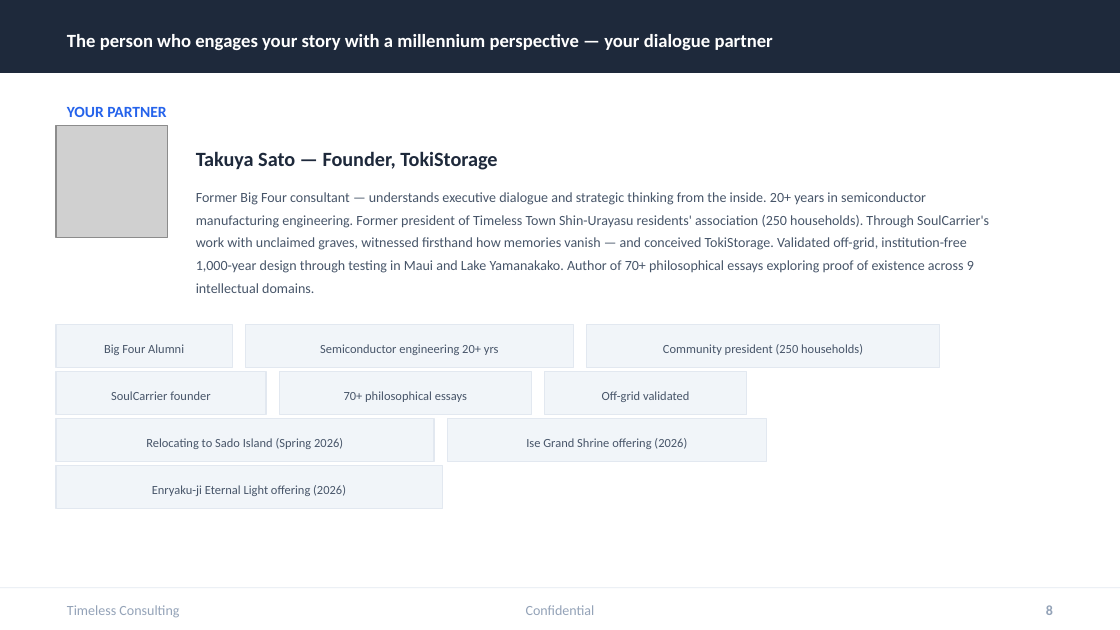
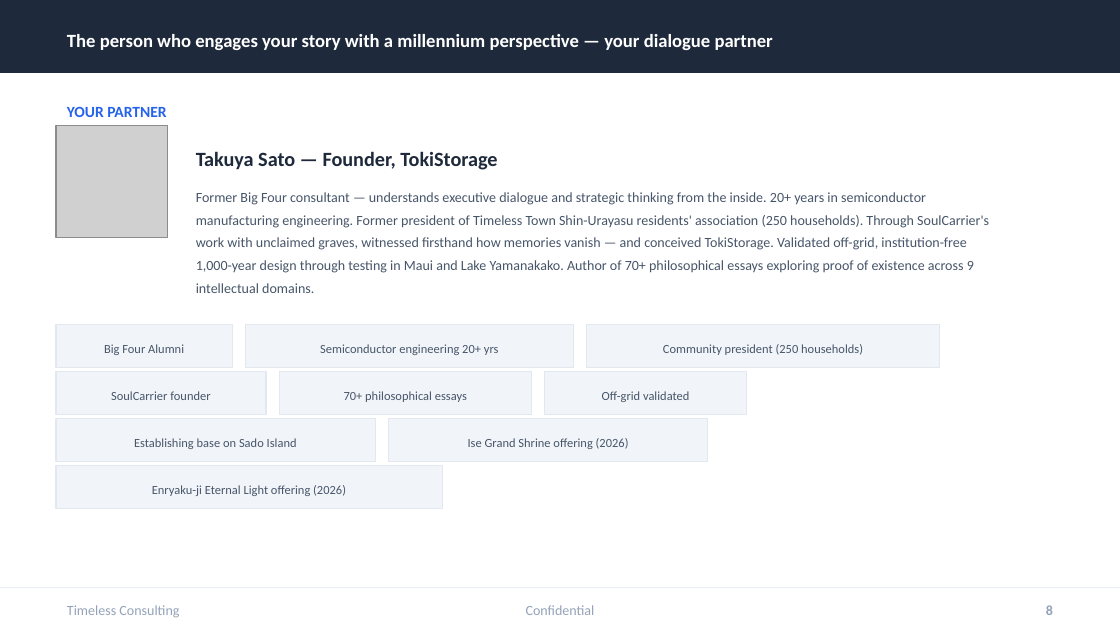
Before and after one commit to tokistorage/lp, a slide deck: slide 8 of tokistorage-client-deck-en.pptx. Drawn at 1120x630 pixels with LibreOffice and Linux fonts; fonts in the diff are those of the drawing; grey boxes stand for pictures. Boxes give left, top, right and bottom in pixels: in the first picture for what was removed or moved away, otherwise in the second. Text is boxed around its words. In the diff, an @@ line names an element or a change of style, - is before the commit and + after.

```diff
--- a/tokistorage-client-deck-en.pptx
+++ b/tokistorage-client-deck-en.pptx
@@ rectangle: place and size @@
-rectangle at <box>56,419,435,461</box>
+rectangle at <box>56,419,375,461</box>
@@ rectangle: place and size @@
-rectangle at <box>448,419,767,461</box>
+rectangle at <box>389,419,708,461</box>
@@ text "Ise Grand Shrine offering (2026)": place and size @@
-text "Ise Grand Shrine offering (2026)" at <box>526,438,687,449</box>
+text "Ise Grand Shrine offering (2026)" at <box>468,438,629,449</box>
@@ text at <box>134,438,297,449</box>: text changed @@
-Relocating to Sado Island (Spring 2026)
+Establishing base on Sado Island
```
Also in this commit, not shown: 1 other slide changed, 13 other files.
